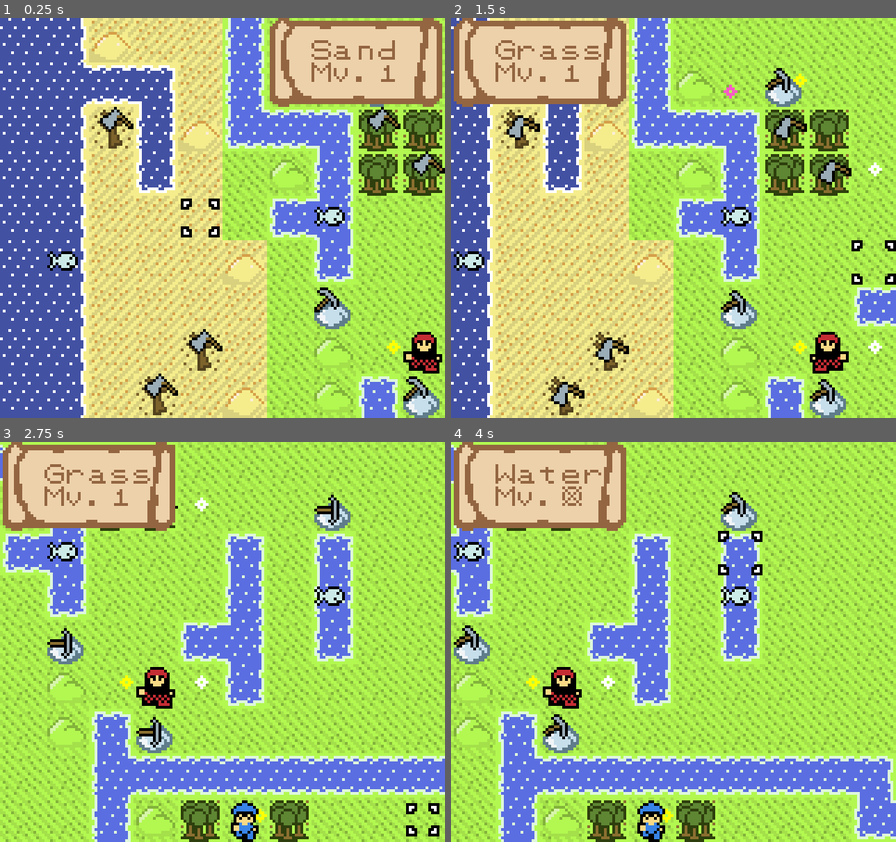
Above: before the commit, frames 1-4 (two rows, left to right).
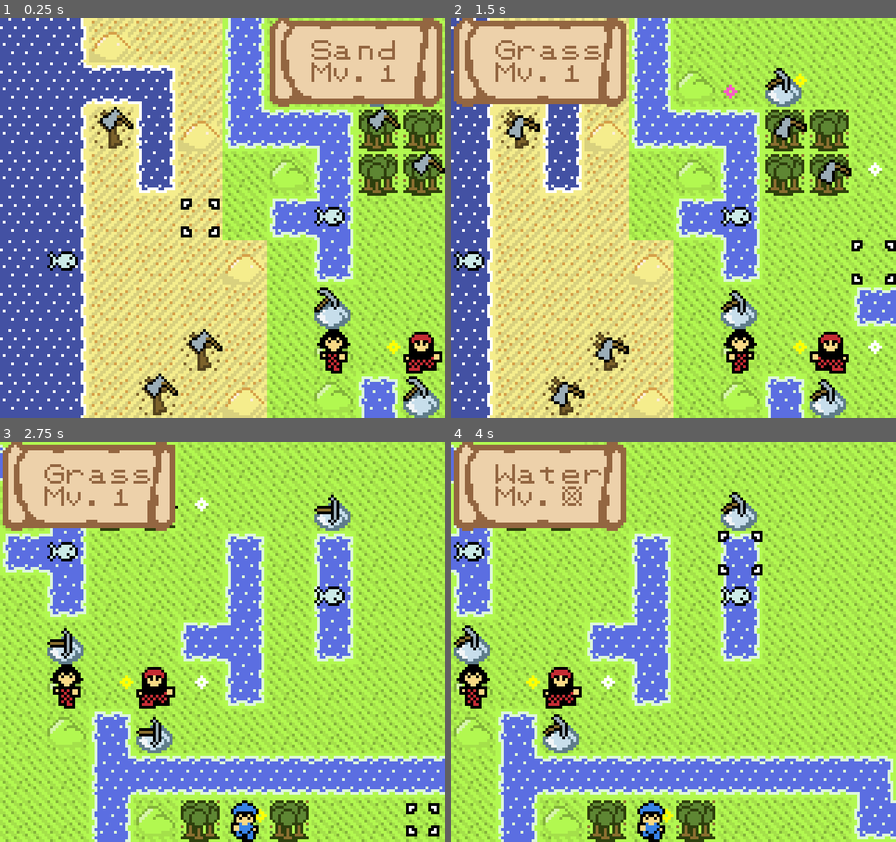
Above: after the commit, the same moments.

Repository: SummonerL/GuildBuilders
Game: Godot game, scene res://Scenes/Overworld/Overworld_Scene.tscn
The game is run twice, just before and just after one commit, with the same random seed, the same clock (stepped at 60 frames per second) and the same inputs.
Inputs:
- Up to frame 1 (0.25 s): no input
- Up to frame 2 (1.5 s): tap Enter (ui_accept) at 0.5, 0.77 s; hold Right (ui_right) 0.53-1.28 s; hold Down (ui_down) from 1.28 s (still down)
- Up to frame 3 (2.75 s): tap Enter (ui_accept) at 1.52 s; release Down (ui_down) at 2.03 s; hold Right (ui_right) from 2.03 s (still down)
- Up to frame 4 (4 s): release Right (ui_right) at 2.78 s; hold Up (ui_up) 2.78-3.53 s; tap Enter (ui_accept) at 3.02, 3.77 s; hold Left (ui_left) from 3.53 s (still down)

The runs differ from the first frame. In frame 1, 1.0% of the frame differs, in the area x 71-100%, y 77-89%; in frame 2, 1.0%; in frame 3, 1.0%; in frame 4, 1.0%.

Commit message:
created female woodcutter sprite

Diff:
--- a/Autoload/Game_Constants.gd
+++ b/Autoload/Game_Constants.gd
@@ -34,5 +34,6 @@
 enum UNIT_TYPES {
 	ANGLER_MALE,
 	ANGLER_FEMALE,
-	WOODCUTTER_MALE
+	WOODCUTTER_MALE,
+	WOODCUTTER_FEMALE
 }
--- a/Entities/Player/Party.gd
+++ b/Entities/Player/Party.gd
@@ -7,6 +7,10 @@
 onready var angler_male_scn = preload("res://Entities/Player/Units/Angler_Male.tscn")
 onready var angler_female_scn = preload("res://Entities/Player/Units/Angler_Female.tscn")
 onready var woodcutter_male_scn = preload("res://Entities/Player/Units/Woodcutter_Male.tscn")
+onready var woodcutter_female_scn = preload("res://Entities/Player/Units/Woodcutter_Female.tscn")
+
+# keep track of all the nodes in our party
+var party_members = []
 
 # keep track of the unit that is currently 'active'
 var active_unit = null
@@ -23,8 +27,14 @@
 func add_unit(unit):
 	match unit:
 		constants.UNIT_TYPES.ANGLER_MALE:
-			add_child(angler_male_scn.instance())
+			var angler_male_node = add_child(angler_male_scn.instance())
+			party_members.append(angler_male_node)
 		constants.UNIT_TYPES.ANGLER_FEMALE:
-			add_child(angler_female_scn.instance())
+			var angler_female_node = add_child(angler_female_scn.instance())
+			party_members.append(angler_female_node)
 		constants.UNIT_TYPES.WOODCUTTER_MALE:
-			add_child(woodcutter_male_scn.instance())
+			var woodcutter_male_node = add_child(woodcutter_male_scn.instance())
+			party_members.append(woodcutter_male_node)
+		constants.UNIT_TYPES.WOODCUTTER_FEMALE:
+			var woodcutter_female_node = add_child(woodcutter_female_scn.instance())
+			party_members.append(woodcutter_female_node)
--- /dev/null
+++ b/Entities/Player/Units/Woodcutter_Female.gd
@@ -0,0 +1,16 @@
+extends "res://Entities/Player/Units/Unit_Class.gd"
+
+func unit_init():
+	unit_pos_x = 7
+	unit_pos_y = 7
+
+	unit_name = "Female Woodcutter"
+
+	base_move = 4
+
+	self.global_position = Vector2(unit_pos_x*constants.TILE_WIDTH,
+									unit_pos_y*constants.TILE_HEIGHT)
+
+func _ready():
+	unit_base_init()
+	unit_init()
--- /dev/null
+++ b/Entities/Player/Units/Woodcutter_Female.tscn
@@ -0,0 +1,24 @@
+[gd_scene load_steps=5 format=2]
+
+[ext_resource path="res://Sprites/characters/woodcutter_female1.png" type="Texture" id=1]
+[ext_resource path="res://Entities/Player/Units/Woodcutter_Female.gd" type="Script" id=2]
+[ext_resource path="res://Sprites/characters/woodcutter_female2.png" type="Texture" id=3]
+
+[sub_resource type="SpriteFrames" id=1]
+animations = [ {
+"frames": [ ExtResource( 1 ), ExtResource( 3 ) ],
+"loop": true,
+"name": "default",
+"speed": 5.0
+} ]
+
+[node name="Woodcutter_Female" type="Node2D"]
+z_index = 1
+script = ExtResource( 2 )
+
+[node name="Woodcutter_Female_Sprite" type="AnimatedSprite" parent="."]
+frames = SubResource( 1 )
+frame = 1
+speed_scale = 0.5
+playing = true
+centered = false
--- a/Entities/Player/Units/Woodcutter_Male.tscn
+++ b/Entities/Player/Units/Woodcutter_Male.tscn
@@ -18,6 +18,7 @@
 
 [node name="Woodcutter_Male_Sprite" type="AnimatedSprite" parent="."]
 frames = SubResource( 1 )
+frame = 1
 speed_scale = 0.5
 playing = true
 centered = false
--- a/Scenes/Overworld/Overworld_Scene.gd
+++ b/Scenes/Overworld/Overworld_Scene.gd
@@ -38,6 +38,7 @@
 	player.party.add_unit(constants.UNIT_TYPES.ANGLER_MALE)
 	player.party.add_unit(constants.UNIT_TYPES.ANGLER_FEMALE)
 	player.party.add_unit(constants.UNIT_TYPES.WOODCUTTER_MALE)
+	player.party.add_unit(constants.UNIT_TYPES.WOODCUTTER_FEMALE)
 
 	add_child(camera)
 	camera.add_child(hud_tile_info) # make the hud a child of the camera
Binary file added: Sprites/characters/woodcutter_female1.png
Not shown, added: Sprites/characters/woodcutter_female1.png.import
Binary file added: Sprites/characters/woodcutter_female2.png
Not shown, added: Sprites/characters/woodcutter_female2.png.import
